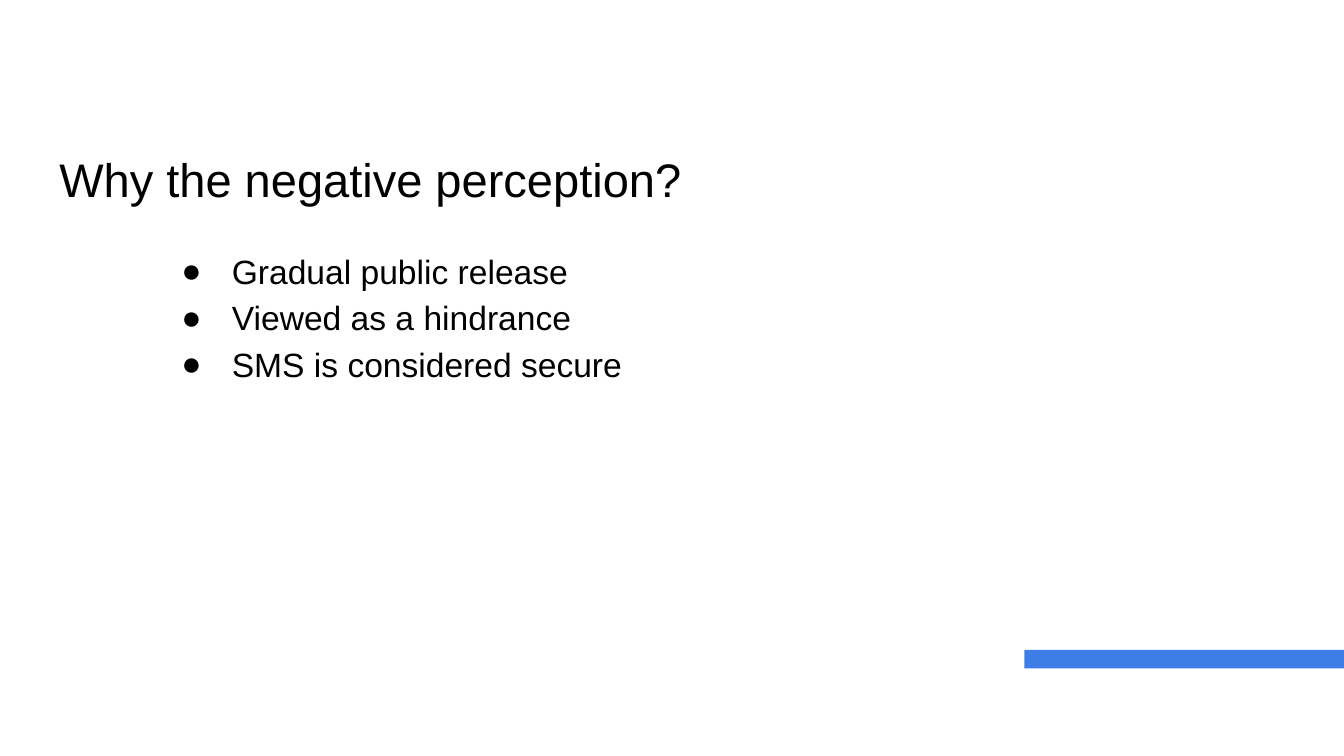
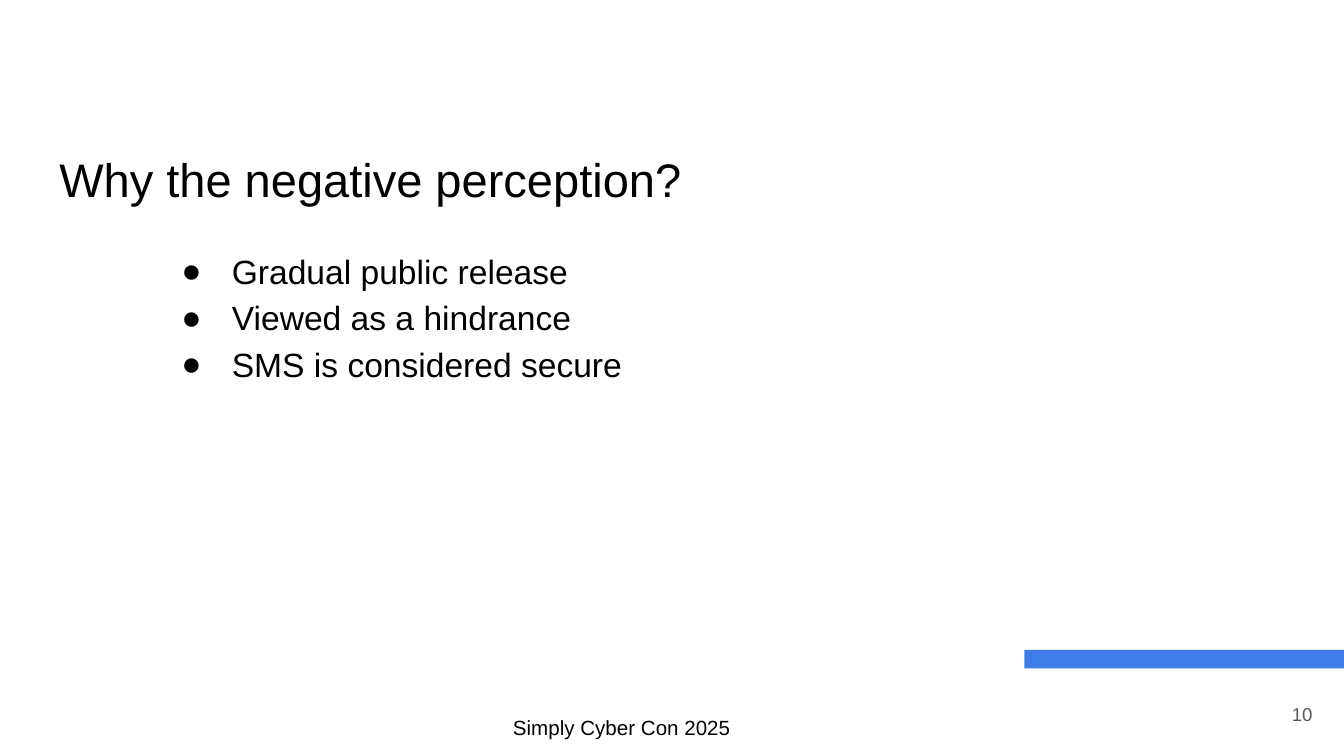
Before and after one commit to SamPlaysKeys/FromBurdenToSolution, a slide deck: slide 10 of Reframing Multifactor Authentication - Simply Cyber Con.pptx. Drawn at 1344x756 pixels with LibreOffice and Linux fonts; fonts in the diff are those of the drawing. Boxes give left, top, right and bottom in pixels: in the first picture for what was removed or moved away, otherwise in the second. Text is boxed around its words. In the diff, an @@ line names an element or a change of style, - is before the commit and + after.

```diff
--- a/Reframing Multifactor Authentication - Simply Cyber Con.pptx
+++ b/Reframing Multifactor Authentication - Simply Cyber Con.pptx
@@ page number added at bbox=[1292, 708, 1313, 721], 10 pt, text #595959 @@
+10
@@ text added at bbox=[513, 720, 730, 740], 11 pt, text #000000 @@
+Simply Cyber Con 2025
```
Also in this commit, not shown: 35 other slides changed, 5 slides added, 6 slides removed.
